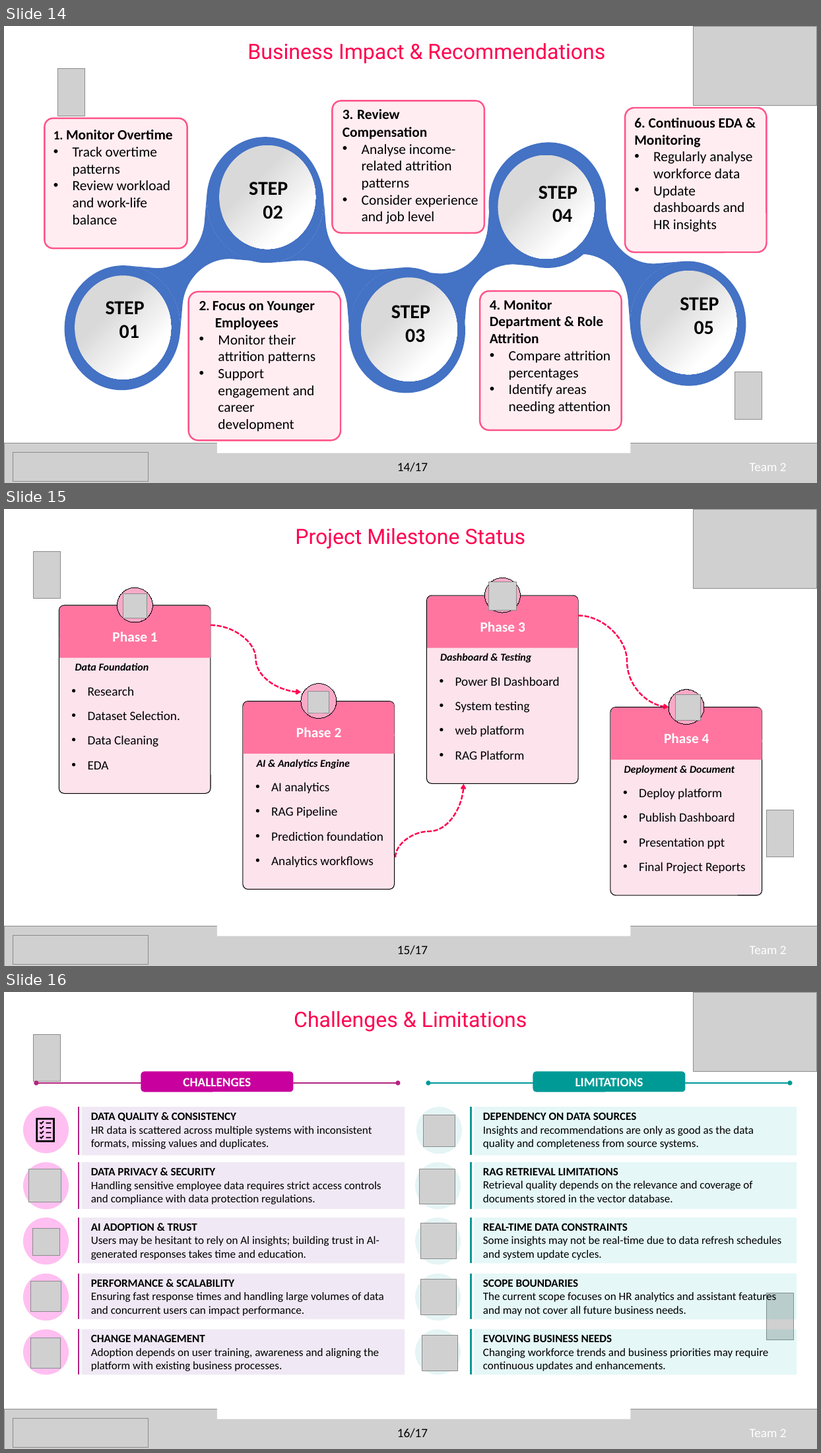
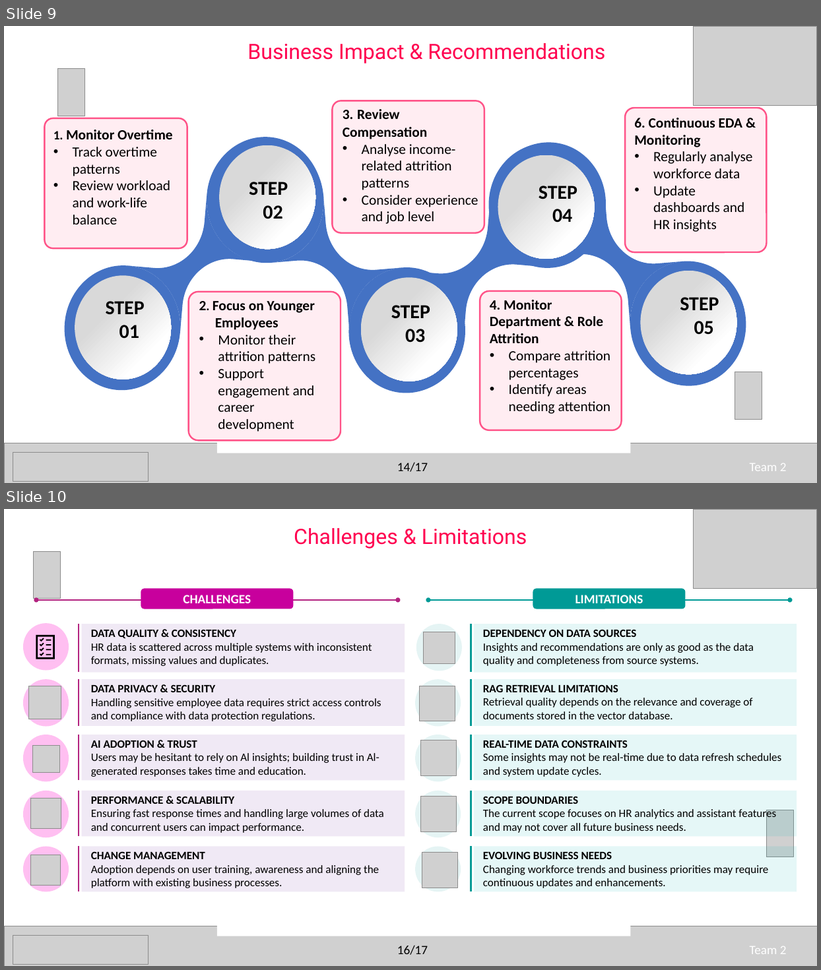
Before and after one commit to Infosys-Springboard-Internship-7-0/Workforce-Insights-Dashboard-for-Employee-Skill-and-Analytics, a slide deck: Data_Cleaning/Presenttion PPT.pptx. Shown one above the other, each under a label of ours: slides 14, 15 and 16 before the commit, slides 9 and 10 after it. The pictures are 821x1453 and 821x970 pixels, drawn with LibreOffice and Linux fonts; fonts in the diff are those of the drawing; grey boxes stand for pictures. Boxes give left, top, right and bottom in pixels: in the first picture for what was removed or moved away, otherwise in the second. Text is boxed around its words. In the diff, an @@ line names an element or a change of style, - is before the commit and + after.

```diff
--- a/Data_Cleaning/Presenttion PPT.pptx
+++ b/Data_Cleaning/Presenttion PPT.pptx
@@ slide 15 removed at (4,509,817,966), background #FFFFFF @@
@@ text removed at (295,528,526,549) @@
-Project Milestone Status
@@ picture removed at (693,509,816,588) @@
@@ picture removed at (34,551,60,599) @@
@@ picture removed at (488,582,516,610) @@
@@ picture removed at (123,594,147,619) @@
@@ picture removed at (308,691,329,713) @@
@@ picture removed at (675,695,701,720) @@
@@ group removed at (59,578,762,896): 12 texts, 8 rounded rectangles, 4 rectangles, 4 ellipses, 3 curved arrows @@
-Phase 1
-Data Foundation
-• Research
-• Dataset Selection.
-• Data Cleaning
-• EDA
-Phase 2
-AI & Analytics Engine
-• AI analytics
-• RAG Pipeline
-• Prediction foundation
-• Analytics workflows
-Phase 3
-Dashboard & Testing
-• Power BI Dashboard
-• System testing
-• web platform
-• RAG Platform
-Phase 4
-Deployment & Document
-• Deploy platform
-• Publish Dashboard
-• Presentation ppt
-• Final Project Reports
@@ picture removed at (767,811,794,857) @@
@@ rectangle removed at (217,924,630,937) @@
@@ picture removed at (4,927,817,966) @@
@@ picture removed at (13,936,148,964) @@
@@ text removed at (397,945,428,955) @@
-15/17
@@ text removed at (750,947,787,955) @@
-Team 2
@@ what was slide 14 is now slide 9 @@
@@ what was slide 16 is now slide 10 @@
```
Also in this commit, not shown: 5 other slides removed.
